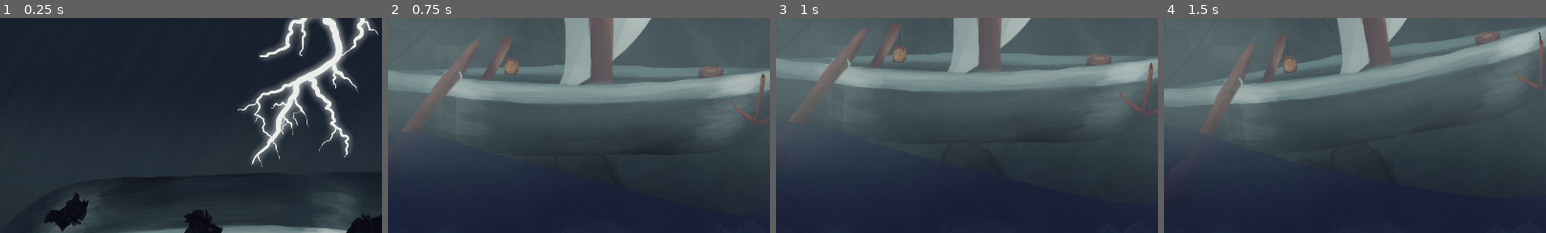
Above: before the commit, frames 1-4 (left to right).
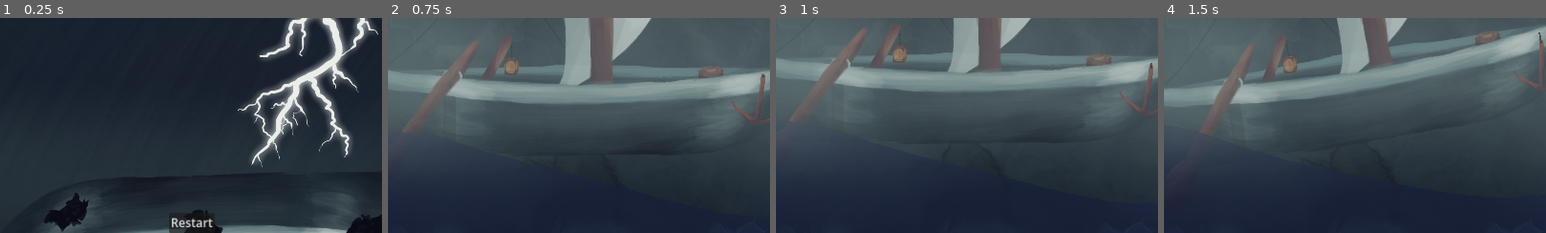
Above: after the commit, the same moments.

Repository: MarianPoirot/Skull-BonesImproved
Game: Godot game, scene res://Scenes/UI/Ending.tscn
Two runs of this game, one before a commit and one after it. Both use one fixed random seed, a clock stepped at 60 frames per second and the inputs below. This scene is started directly instead of the project's main scene.
Inputs (mouse positions are % of the whole screen's width and height, from its top left):
- Up to frame 1 (0.25 s): no input
- Up to frame 2 (0.75 s): click "Restart" at 0.5 s
- Up to frame 3 (1 s): no input
- Up to frame 4 (1.5 s): move the mouse to (51, 57) at 1.27 s; hold Left (SteerRight) from 1.28 s (still down); hold E (Boost) from 1.28 s (still down); click (51, 57) at 1.42 s
The pictures show only the part of the screen within x 25-75%, y 50-100%; the shares and areas given below are measured in that part.

The runs differ from the first frame. In frame 1, 0.4% of the frame differs, in the area x 44-56%, y 92-100%; in frame 2, nothing differs; in frame 3, nothing differs; in frame 4, nothing differs.

Commit message:
Decorated the ending

Diff:
--- a/Scenes/UI/Ending.tscn
+++ b/Scenes/UI/Ending.tscn
@@ -12,6 +12,41 @@
 [node name="Background" type="Sprite2D" parent="."]
 position = Vector2(960, 540)
 texture = ExtResource("2_1prmi")
+
+[node name="boat" type="Sprite2D" parent="."]
+position = Vector2(1032, 1363)
+rotation = 3.11716
+texture = ExtResource("4_37ioj")
+
+[node name="Sprite2D" type="Sprite2D" parent="boat"]
+position = Vector2(374.823, 339.259)
+rotation = 2.75238
+texture = ExtResource("5_bd38a")
+
+[node name="Sprite2D2" type="Sprite2D" parent="boat"]
+position = Vector2(-382.096, 285.75)
+texture = ExtResource("5_bd38a")
+
+[node name="Sprite2D3" type="Sprite2D" parent="boat"]
+position = Vector2(30.0257, 285.819)
+rotation = 0.837758
+scale = Vector2(1.2, 1.2)
+skew = -0.383972
+texture = ExtResource("5_bd38a")
+
+[node name="Lightning2" type="Sprite2D" parent="."]
+position = Vector2(300, 214)
+rotation = -0.359538
+scale = Vector2(0.5, 0.5)
+skew = -0.118682
+texture = ExtResource("3_hwuok")
+
+[node name="Lightning" type="Sprite2D" parent="Lightning2"]
+position = Vector2(1703.43, 1154.9)
+rotation = 0.377313
+scale = Vector2(1.92351, 2.10091)
+skew = 0.07962
+texture = ExtResource("3_hwuok")
 
 [node name="GameOver" type="Label" parent="."]
 anchors_preset = 5
@@ -44,37 +79,5 @@
 offset_bottom = 8.0
 text = "Close"
 
-[node name="Lightning" type="Sprite2D" parent="."]
-position = Vector2(1363, 427)
-texture = ExtResource("3_hwuok")
-
-[node name="boat" type="Sprite2D" parent="."]
-position = Vector2(1032, 1363)
-rotation = 3.11716
-texture = ExtResource("4_37ioj")
-
-[node name="Sprite2D" type="Sprite2D" parent="boat"]
-position = Vector2(374.823, 339.259)
-rotation = 2.75238
-texture = ExtResource("5_bd38a")
-
-[node name="Sprite2D2" type="Sprite2D" parent="boat"]
-position = Vector2(-382.096, 285.75)
-texture = ExtResource("5_bd38a")
-
-[node name="Sprite2D3" type="Sprite2D" parent="boat"]
-position = Vector2(30.0257, 285.819)
-rotation = 0.837758
-scale = Vector2(1.2, 1.2)
-skew = -0.383972
-texture = ExtResource("5_bd38a")
-
-[node name="Lightning2" type="Sprite2D" parent="."]
-position = Vector2(300, 214)
-rotation = -0.359538
-scale = Vector2(0.5, 0.5)
-skew = -0.118682
-texture = ExtResource("3_hwuok")
-
 [connection signal="button_down" from="RestartButton" to="." method="_on_restart_button_button_down"]
 [connection signal="button_down" from="CloseButton" to="." method="_on_close_button_button_down"]
